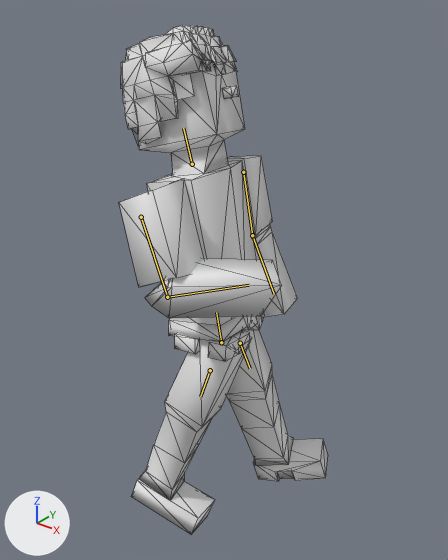
The glTF model public/models/steve/human_male.glb: old version first, new version second.
Before and after are seen from a camera (50 mm lens) standing at (4.28, -5.37, 6.67) and looking at (-0.32, 0.38, 3.11). The lights are fixed; the arrows at lower left show +X, +Y and +Z. The older version comes first. Both versions are drawn at frame 210 of the action 'ArmatureAction'; the numbers are the values there. The bones that change, and the others that lie on the model, are drawn over the model as lines. Mesh edges are drawn as thin lines.

The first picture shows 'tripo_node_bf91c16d-b7f0-4e02-aaca-4be907466c44'.
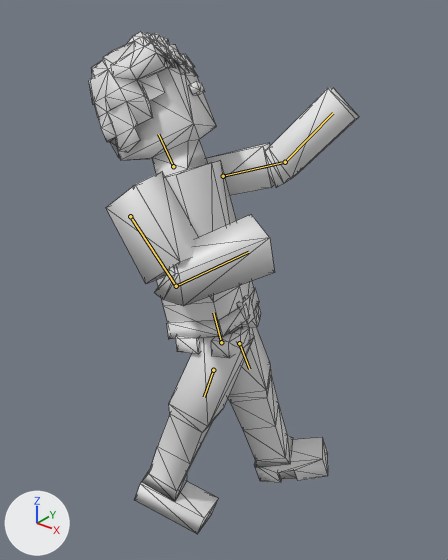
Where the change shows, as pixel boxes [x1, y1, x2, y2] in the pictures (448 x 560 px):
'tripo_node_bf91c16d-b7f0-4e02-aaca-4be907466c44', posed (29% wider): before [119, 25, 328, 534]; after [89, 32, 359, 534]
bone 'Bone.001', root to tip: before (221, 342) to (216, 312); after (221, 342) to (213, 312)
bone 'Bone.002', root to tip: before (192, 164) to (183, 128); after (173, 166) to (158, 134)
bone 'Bone.003', root to tip: before (243, 172) to (252, 235); after (223, 176) to (285, 162)
bone 'Bone.004', root to tip: before (252, 235) to (274, 294); after (285, 162) to (333, 113)
bone 'Bone.010', root to tip: before (141, 217) to (167, 297); after (130, 216) to (176, 286)
bone 'Bone.011', root to tip: before (167, 297) to (249, 285); after (176, 286) to (248, 252)
bone 'Bone.006', root to tip: before (240, 343) to (250, 368); after (239, 343) to (249, 369)
bone 'Bone.008', root to tip: before (210, 370) to (200, 396); after (213, 370) to (204, 397)

The edits, one by one:
Bone 'Bone.001' (bone_bone_001) turns from (-11, 9, -2) to (-19, 14, -4) degrees about its own x, y and z.
Bone 'Bone.002' (bone_bone_002) turns from (-6, 7, -4) to (-13, 9, -6) degrees about its own x, y and z.
Bone 'Bone.003' (bone_bone_003) turns from (0, 0, 0) to (-9, 0, 90) degrees about its own x, y and z.
Bone 'Bone.004' (bone_bone_004) turns from (0, 0, 14) to (4, 0, 32) degrees about its own x, y and z.
Bone 'Bone.010' (bone_bone_010) turns from (6, 1, 15) to (2, 0, 22) degrees about its own x, y and z.
Bone 'Bone.011' (bone_bone_011) turns from (-46, 25, 53) to (-51, 25, 51) degrees about its own x, y and z.
Bone 'Bone.006' (bone_bone_006) turns from (-10, -7, 8) to (-10, -7, 2) degrees about its own x, y and z.
Bone 'Bone.008' (bone_bone_008) turns from (7, -6, -27) to (4, -7, -34) degrees about its own x, y and z.
